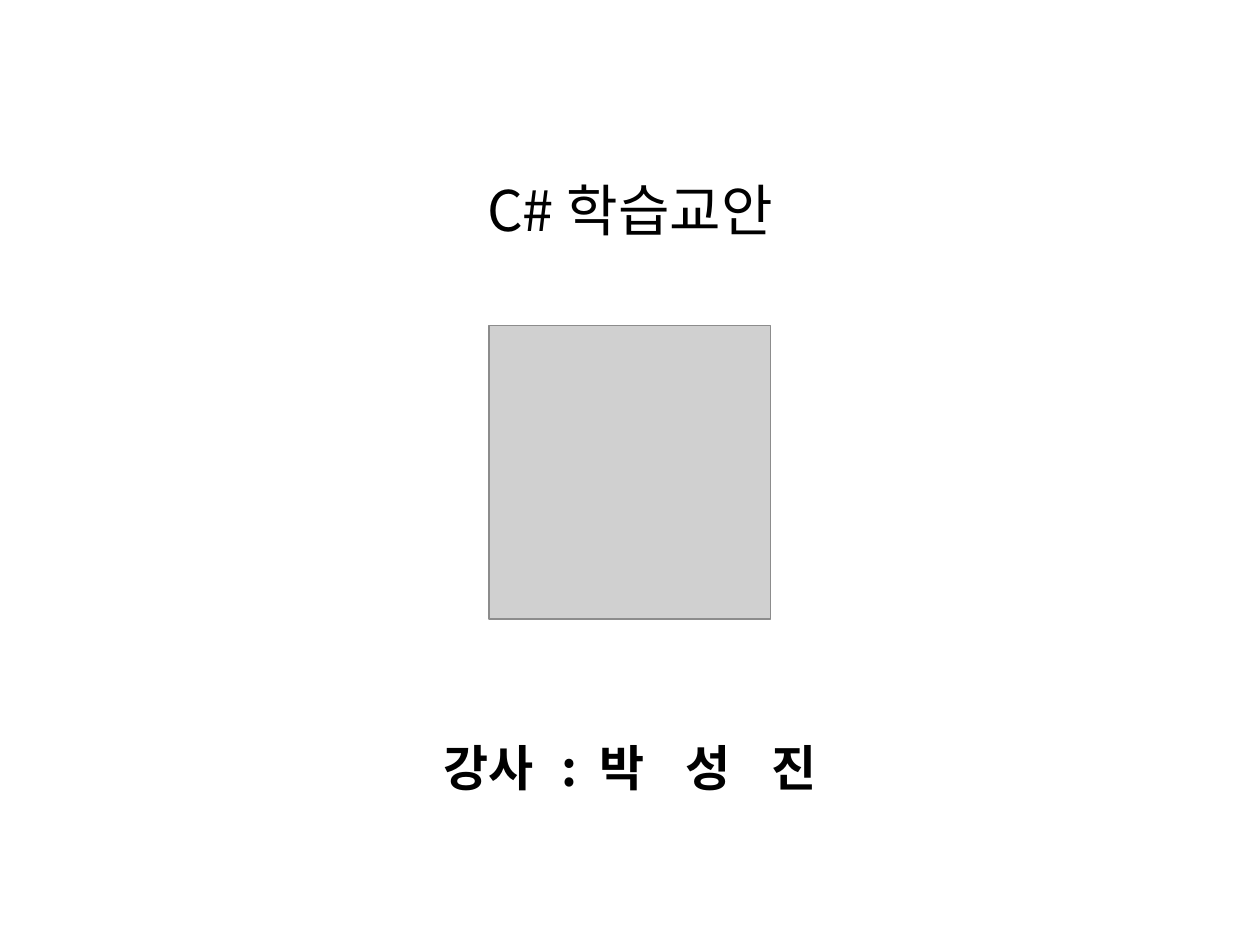
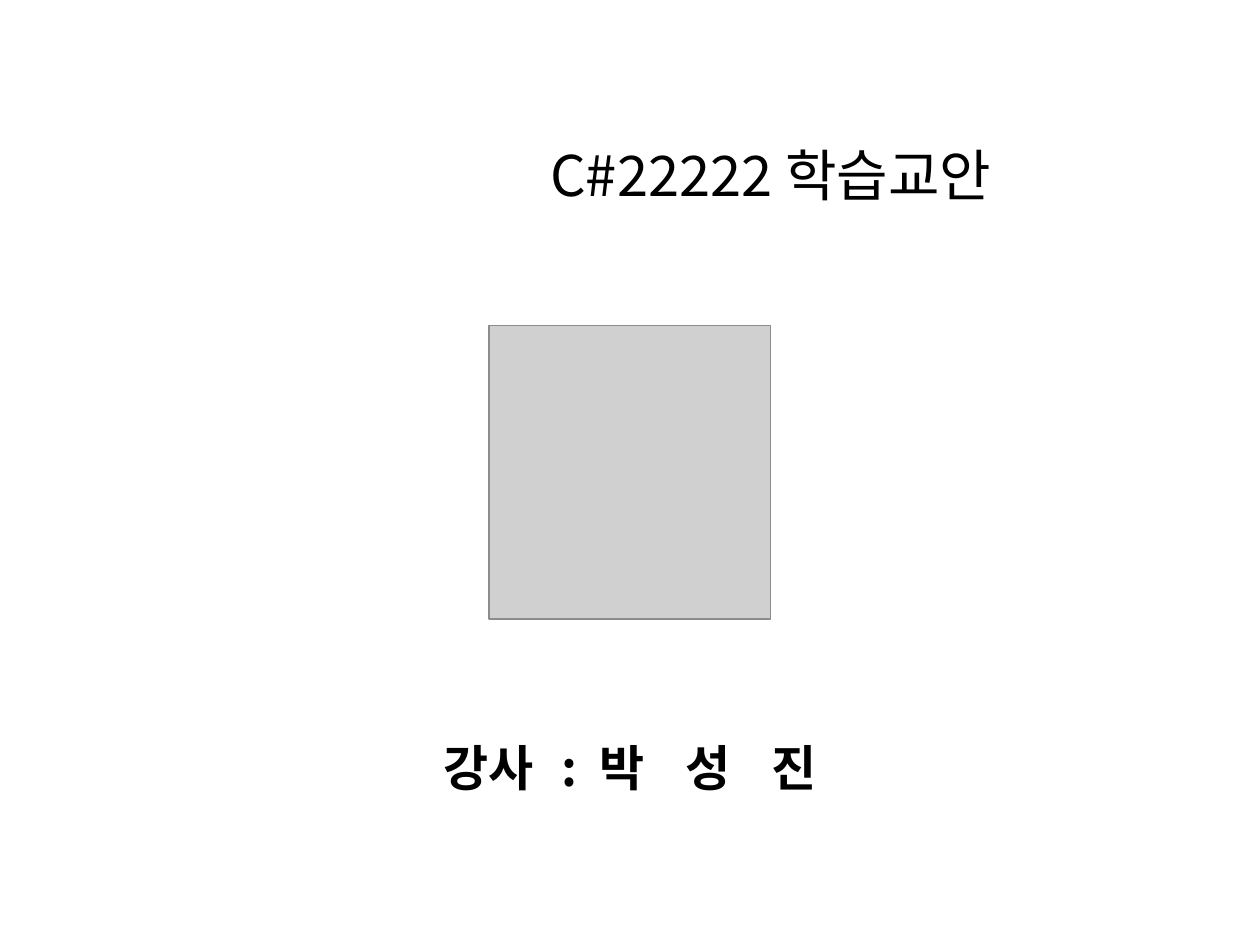
Before and after one commit to skymorning/myProject1_Java, a slide deck: slide 1 of C#학습교안.pptx. Drawn at 1260x945 pixels with LibreOffice and Linux fonts; fonts in the diff are those of the drawing; grey boxes stand for pictures. Boxes give left, top, right and bottom in pixels: in the first picture for what was removed or moved away, otherwise in the second. Text is boxed around its words. In the diff, an @@ line names an element or a change of style, - is before the commit and + after.

```diff
--- a/C#학습교안.pptx
+++ b/C#학습교안.pptx
@@ text at (x1=550, y1=149, x2=991, y2=201): text changed @@
-C# 학습교안
+C#22222 학습교안
```
